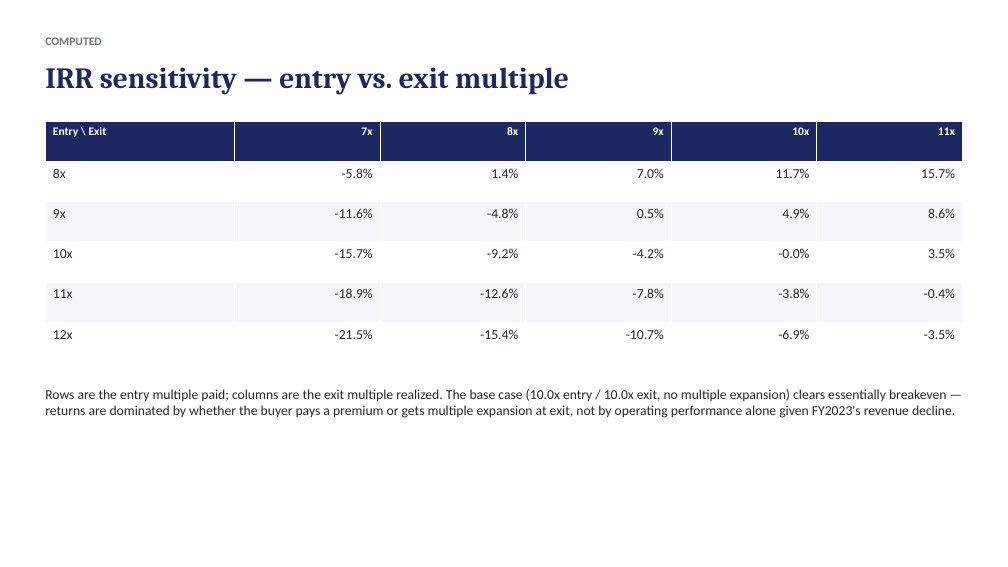
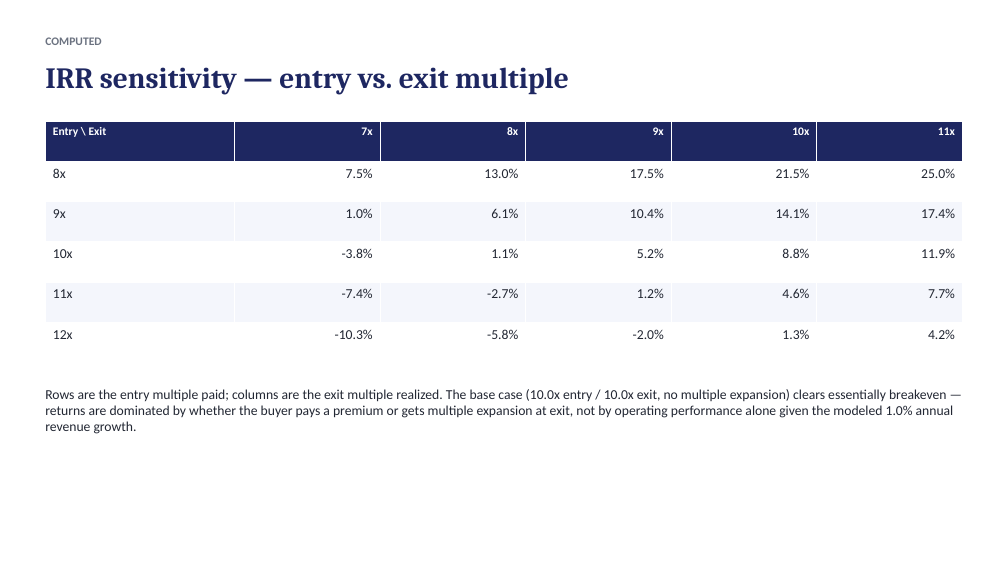
Before and after one commit to SMC17/finance-segway, a slide deck: slide 6 of 03_Private_Equity/presentations/pe-public-home-depot-2023-ic-memo.pptx. Drawn at 1008x567 pixels with LibreOffice and Linux fonts; fonts in the diff are those of the drawing. Boxes give left, top, right and bottom in pixels: in the first picture for what was removed or moved away, otherwise in the second. Text is boxed around its words. In the diff, an @@ line names an element or a change of style, - is before the commit and + after.

```diff
--- a/03_Private_Equity/presentations/pe-public-home-depot-2023-ic-memo.pptx
+++ b/03_Private_Equity/presentations/pe-public-home-depot-2023-ic-memo.pptx
@@ table at bbox=[45, 121, 964, 363] @@
-row 2: 8x | -5.8% | 1.4% | 7.0% | 11.7% | 15.7%
+row 2: 8x | 7.5% | 13.0% | 17.5% | 21.5% | 25.0%
-row 3: 9x | -11.6% | -4.8% | 0.5% | 4.9% | 8.6%
+row 3: 9x | 1.0% | 6.1% | 10.4% | 14.1% | 17.4%
-row 4: 10x | -15.7% | -9.2% | -4.2% | -0.0% | 3.5%
+row 4: 10x | -3.8% | 1.1% | 5.2% | 8.8% | 11.9%
-row 5: 11x | -18.9% | -12.6% | -7.8% | -3.8% | -0.4%
+row 5: 11x | -7.4% | -2.7% | 1.2% | 4.6% | 7.7%
-row 6: 12x | -21.5% | -15.4% | -10.7% | -6.9% | -3.5%
+row 6: 12x | -10.3% | -5.8% | -2.0% | 1.3% | 4.2%
@@ text at bbox=[45, 389, 954, 434]: text changed @@
-Rows are the entry multiple paid; columns are the exit multiple realized. The base case (10.0x entry / 10.0x exit, no multiple expansion) clears essentially breakeven — returns are dominated by whether the buyer pays a premium or gets multiple expansion at exit, not by operating performance alone given FY2023's revenue decline.
+Rows are the entry multiple paid; columns are the exit multiple realized. The base case (10.0x entry / 10.0x exit, no multiple expansion) clears essentially breakeven — returns are dominated by whether the buyer pays a premium or gets multiple expansion at exit, not by operating performance alone given the modeled 1.0% annual revenue growth.
```
Also in this commit, not shown: 5 other slides changed, 11 other files.
